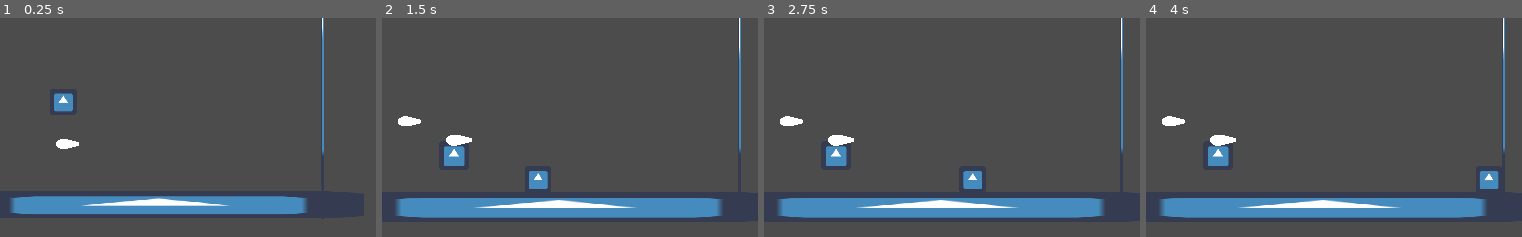
Above: before the commit, frames 1-4 (left to right).
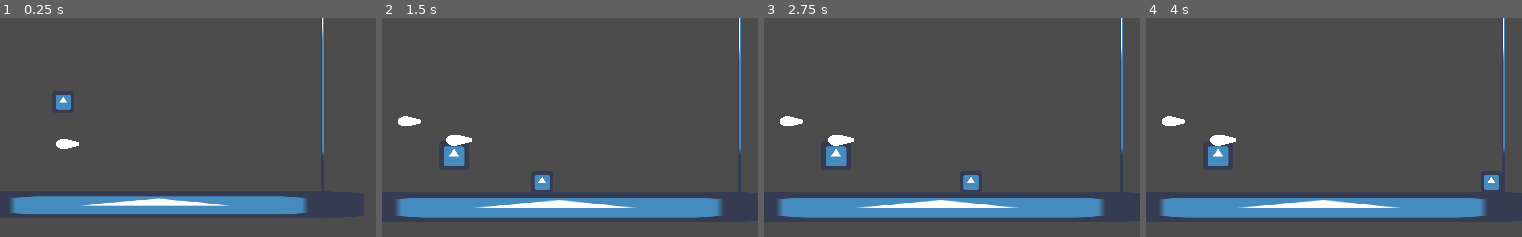
Above: after the commit, the same moments.

Repository: QuentinDaveau/Fractal-Reborn
Game: Godot game, scene res://src/game/Game.tscn
The game is run twice, just before and just after one commit, with the same random seed, the same clock (stepped at 60 frames per second) and the same inputs. The engine's default icon, where the game draws it, is replaced by a stand-in: a white triangle on a blue panel in a dark square.
Inputs (mouse positions are % of the whole screen's width and height, from its top left):
- Up to frame 1 (0.25 s): no input
- Up to frame 2 (1.5 s): tap Enter (ui_accept) at 0.5 s; move the mouse to (70, 46) at 0.52 s; press the mouse at (70, 46) at 0.53 s; hold Right (ui_right) from 0.53 s (still down); tap Space (game_jump) at 0.77 s; move the mouse to (26, 57) at 1.27 s; release the mouse at (26, 57) at 1.28 s; right-click (26, 57) at 1.35 s
- Up to frame 3 (2.75 s): tap Space (game_jump) at 1.52 s; move the mouse to (57, 29) at 2.02 s; release Right (ui_right) at 2.03 s; press the mouse at (57, 29) at 2.03 s; hold Left (ui_left) from 2.03 s (still down)
- Up to frame 4 (4 s): move the mouse to (41, 72) at 2.77 s; release Left (ui_left) at 2.78 s; release the mouse at (41, 72) at 2.78 s; hold Right (ui_right) from 2.78 s (still down); right-click (41, 72) at 2.85 s; tap Space (game_jump) at 3.02, 3.77 s; move the mouse to (79, 67) at 3.52 s; press the mouse at (79, 67) at 3.53 s
The pictures show only the part of the screen within x 50-100%, y 14-64%; the shares and areas given below are measured in that part.

The runs differ from the first frame. In frame 1, 0.2% of the frame differs, in the area x 14-20%, y 34-43%; in frame 2, 0.3%, in the area x 39-45%, y 69-79%; in frame 3, 0.2%; in frame 4, 0.2%.

Commit message:
Add squish checker and spawn finder

Diff:
--- a/project.godot
+++ b/project.godot
@@ -72,6 +72,8 @@
 2d_physics/layer_1="Level"
 2d_physics/layer_2="Character"
 2d_physics/layer_3="Pickable"
+2d_physics/layer_4="Projectiles"
+2d_physics/layer_5="Clones"
 
 [physics]
 
--- a/src/character/Character.gd
+++ b/src/character/Character.gd
@@ -1,4 +1,4 @@
-extends KinematicBody2D
+extends Replayable
 
 const WALL_ANGLE: float = PI/4
 const SNAP_VECT: Vector2 = Vector2.DOWN * 50
--- a/src/character/Character.tscn
+++ b/src/character/Character.tscn
@@ -7,26 +7,32 @@
 [ext_resource path="res://src/character/character_state_machine/character_state_machine.gd" type="Script" id=5]
 [ext_resource path="res://icon.png" type="Texture" id=6]
 [ext_resource path="res://src/character/Character.gd" type="Script" id=7]
+[ext_resource path="res://src/character/squish_checker.gd" type="Script" id=8]
 [ext_resource path="res://src/character/weapon_checker.gd" type="Script" id=11]
 [ext_resource path="res://src/character/weapon_manager.gd" type="Script" id=12]
 
 [sub_resource type="RectangleShape2D" id=1]
-extents = Vector2( 80, 80 )
+extents = Vector2( 74, 74 )
+
+[sub_resource type="RectangleShape2D" id=2]
+extents = Vector2( 22, 22 )
 
 [node name="Character" type="KinematicBody2D" groups=[
 "Logged",
 ]]
 collision_layer = 2
-collision_mask = 3
+collision_mask = 19
 script = ExtResource( 7 )
 
 [node name="CollisionPolygon2D" type="CollisionPolygon2D" parent="."]
-polygon = PoolVector2Array( -28, -32, -32, -28, -32, 28, -28, 32, 28, 32, 32, 28, 32, -28, 28, -32 )
+polygon = PoolVector2Array( -22, -26, -26, -22, -26, 22, -22, 26, 22, 26, 26, 22, 26, -22, 22, -26 )
 
 [node name="Sprite" type="Sprite" parent="."]
+scale = Vector2( 0.8125, 0.8125 )
 texture = ExtResource( 6 )
 
 [node name="WeaponManager" type="Node2D" parent="."]
+visible = false
 script = ExtResource( 12 )
 
 [node name="WeaponHolder" type="RemoteTransform2D" parent="WeaponManager"]
@@ -64,3 +70,13 @@
 script = ExtResource( 3 )
 MAX_VELOCITY = 750.0
 ACCELERATION = 4.0
+
+[node name="SquishChecker" type="Area2D" parent="."]
+monitorable = false
+collision_layer = 0
+collision_mask = 17
+script = ExtResource( 8 )
+
+[node name="CollisionShape2D" type="CollisionShape2D" parent="SquishChecker"]
+shape = SubResource( 2 )
+[connection signal="body_entered" from="SquishChecker" to="SquishChecker" method="_on_SquishChecker_body_entered"]
--- /dev/null
+++ b/src/character/squish_checker.gd
@@ -0,0 +1,6 @@
+extends Area2D
+
+
+func _on_SquishChecker_body_entered(body: Node) -> void:
+	print("Squish!")
+	owner.log_and_free()
--- a/src/replayable/replayable.gd
+++ b/src/replayable/replayable.gd
@@ -14,6 +14,7 @@
 
 func enable_replay() -> void:
 	_is_replay = true
+	collision_layer += 16
 
 
 func log_and_free() -> void:
--- /dev/null
+++ b/src/spawn_finder/SpawnFinder.tscn
@@ -0,0 +1,15 @@
+[gd_scene load_steps=3 format=2]
+
+[ext_resource path="res://src/spawn_finder/spawn_finder.gd" type="Script" id=1]
+
+[sub_resource type="RectangleShape2D" id=1]
+extents = Vector2( 64, 64 )
+
+[node name="SpawnFinder" type="Area2D"]
+monitorable = false
+collision_layer = 0
+collision_mask = 15
+script = ExtResource( 1 )
+
+[node name="CollisionShape2D" type="CollisionShape2D" parent="."]
+shape = SubResource( 1 )
--- /dev/null
+++ b/src/spawn_finder/spawn_finder.gd
@@ -0,0 +1,10 @@
+extends Area2D
+
+
+func find_spawn_position() -> Vector2:
+	var camera_position = CameraManager.get_camera().get_camera_position()
+	var screen_size = get_viewport().size
+	var area_extents = $CollisionShape2D.get_shape().extents
+	randomize()
+	randi() % (screen_size - (area_extents.x * 2))
+	return Vector2.ZERO
Not shown: 1 places in src/character/Character.tscn that only renumber resources
